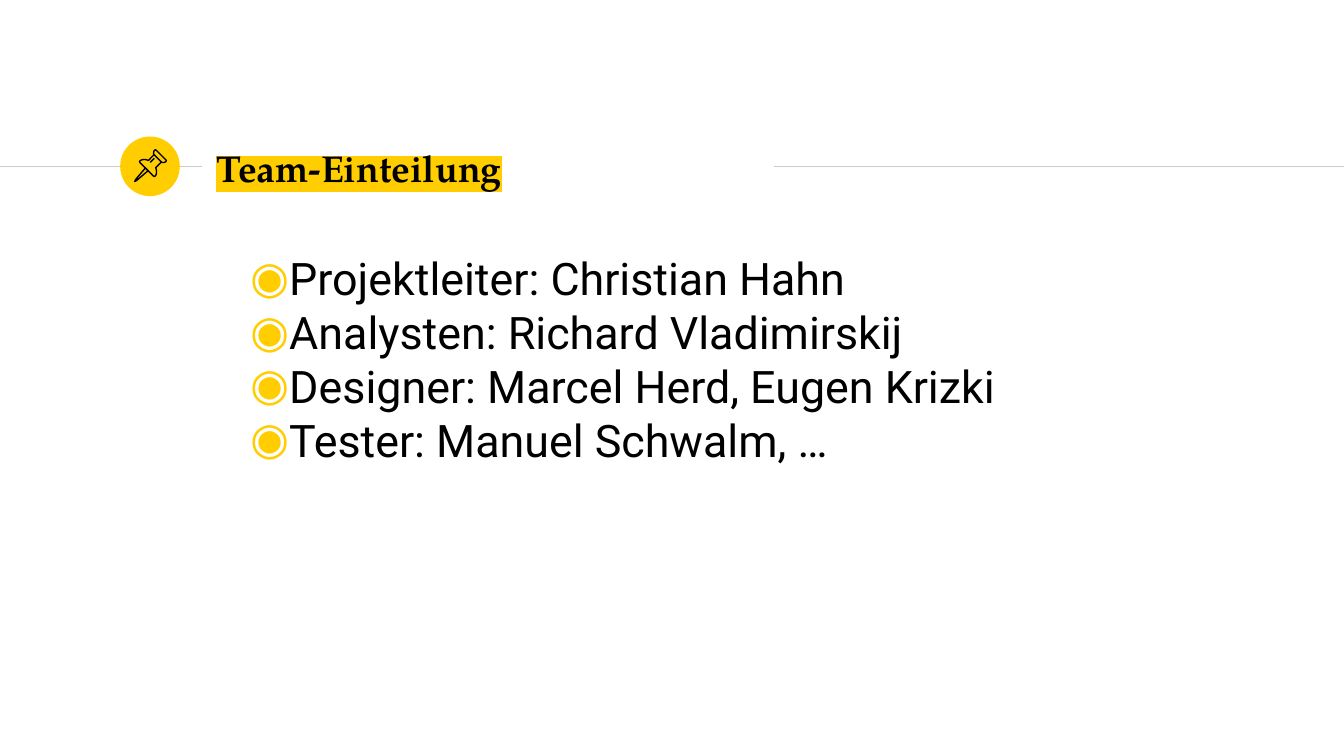
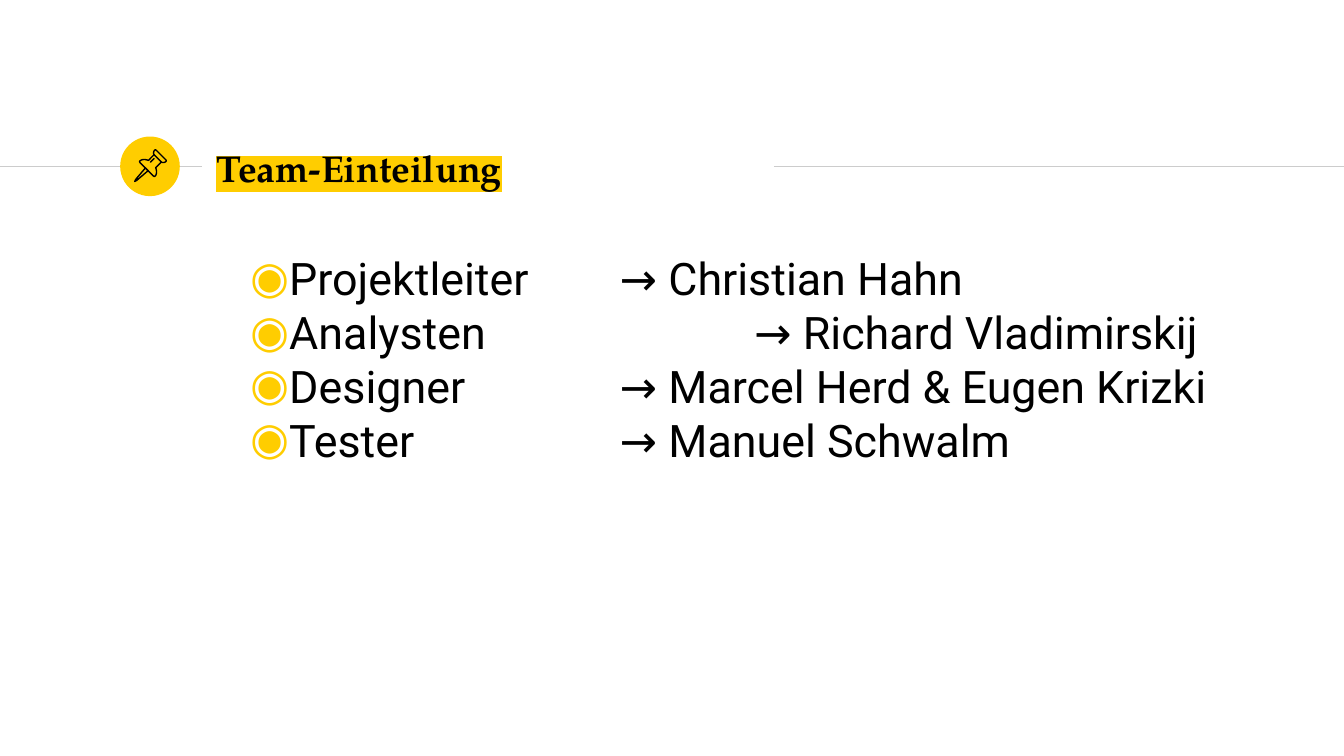
Before and after one commit to marcelherd/OOT-Projekt, a slide deck: slide 3 of Presentation/Presentation.pptx (slide 4 before the commit). Drawn at 1344x756 pixels with LibreOffice and Linux fonts; fonts in the diff are those of the drawing. Boxes give left, top, right and bottom in pixels: in the first picture for what was removed or moved away, otherwise in the second. Text is boxed around its words. In the diff, an @@ line names an element or a change of style, - is before the commit and + after.

Commit message:
Updated presentation - design almost done

```diff
--- a/Presentation/Presentation.pptx
+++ b/Presentation/Presentation.pptx
@@ text at [289, 261, 1206, 458]: text changed @@
-◉ Projektleiter: Christian Hahn
-◉ Analysten: Richard Vladimirskij
-◉ Designer: Marcel Herd, Eugen Krizki
-◉ Tester: Manuel Schwalm, …
+◉ Projektleiter → Christian Hahn
+◉ Analysten → Richard Vladimirskij
+◉ Designer → Marcel Herd & Eugen Krizki
+◉ Tester → Manuel Schwalm
```
Also in this commit, not shown: 1 other slide changed, 11 slides added, 2 slides removed.
